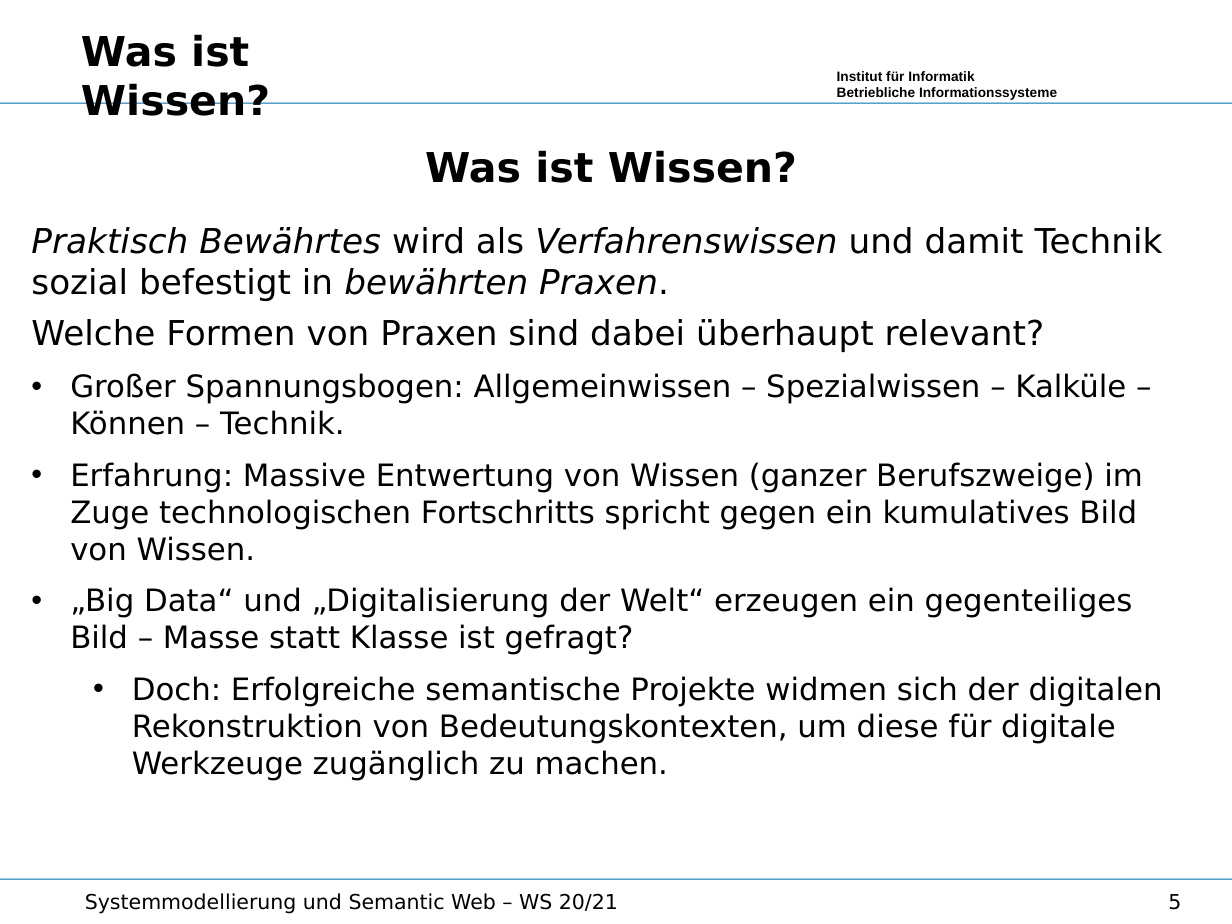
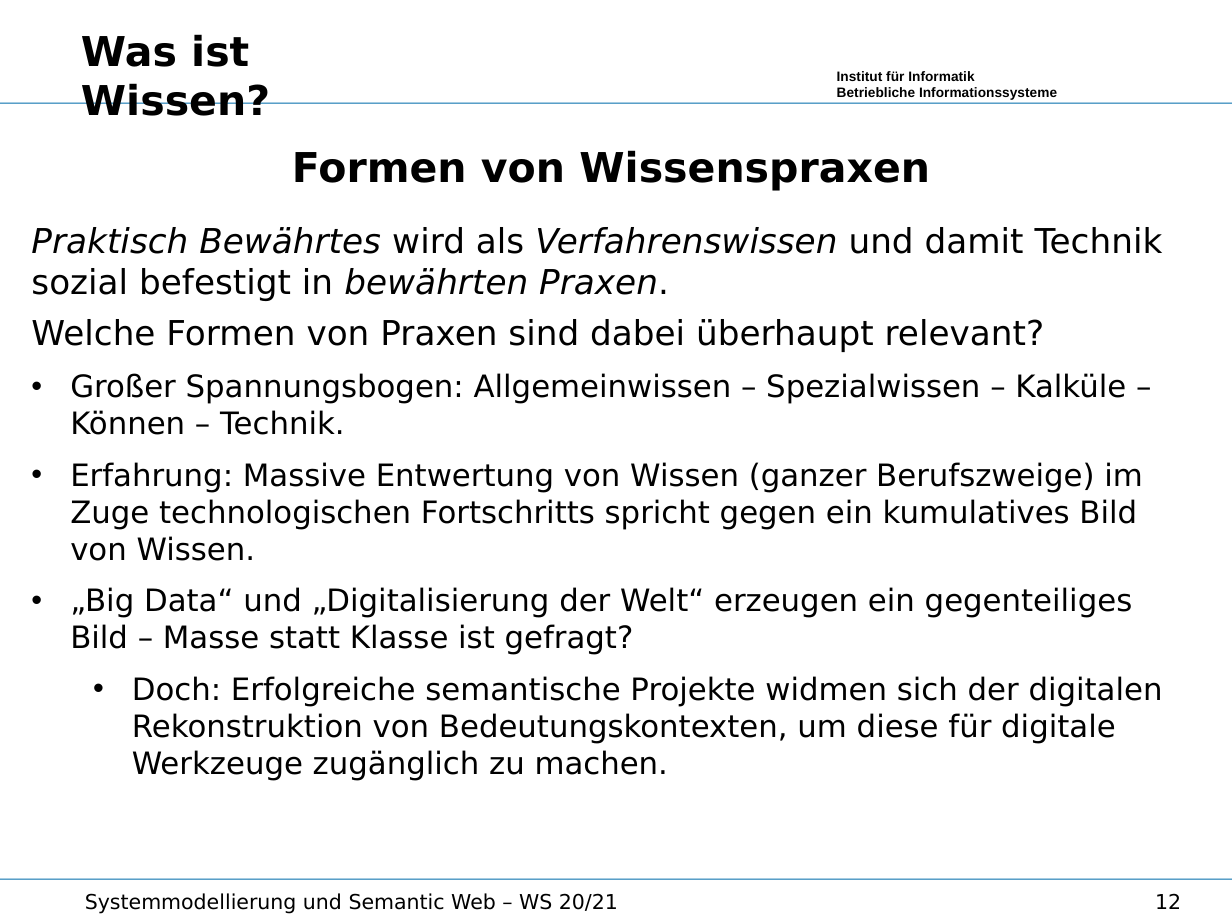
Before and after one commit to wumm-project/Leipzig-Seminar, a slide deck: slide 12 of Wintersemester-2020/Vorlesung/Wissen.odp (slide 5 before the commit). Drawn at 1232x924 pixels with LibreOffice and Linux fonts; fonts in the diff are those of the drawing; background and template pictures are left out. Boxes give left, top, right and bottom in pixels: in the first picture for what was removed or moved away, otherwise in the second. Text is boxed around its words. In the diff, an @@ line names an element or a change of style, - is before the commit and + after.

```diff
--- a/Wintersemester-2020/Vorlesung/Wissen.odp
+++ b/Wintersemester-2020/Vorlesung/Wissen.odp
@@ text at [292, 150, 930, 191]: text changed @@
-Was ist Wissen?
+Formen von Wissenspraxen
@@ page number at [1155, 893, 1181, 909]: text changed @@
-5
+12
```
Also in this commit, not shown: 8 other slides changed, 7 slides added, 8 slides removed, 4 other files.
